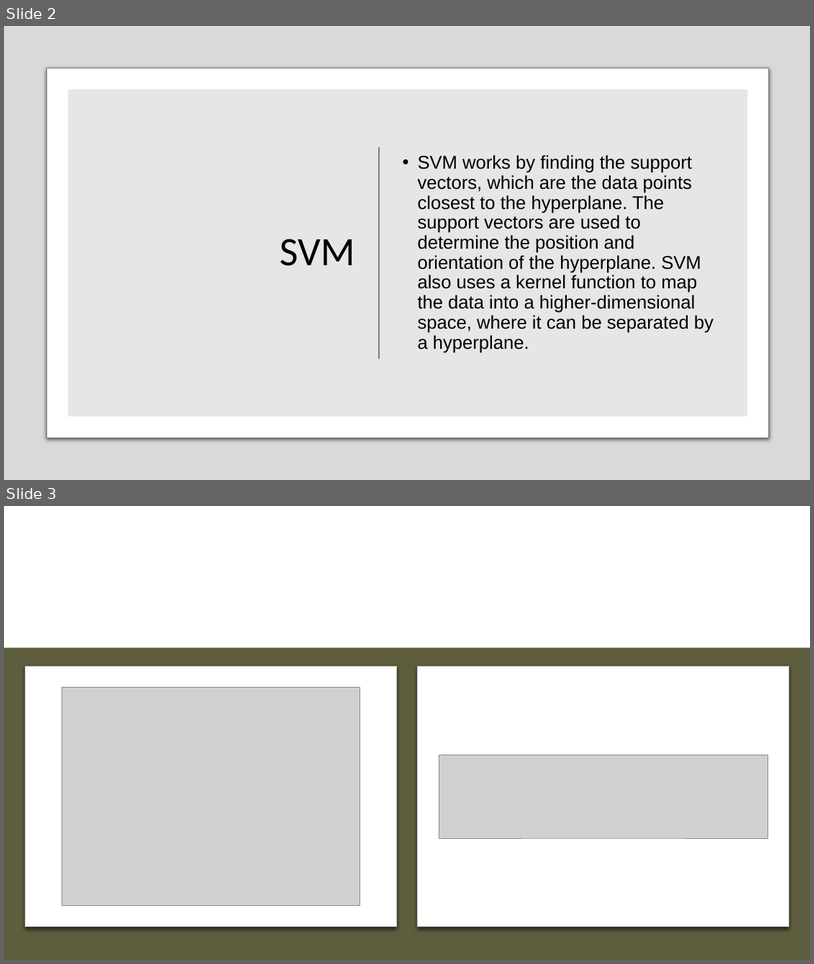
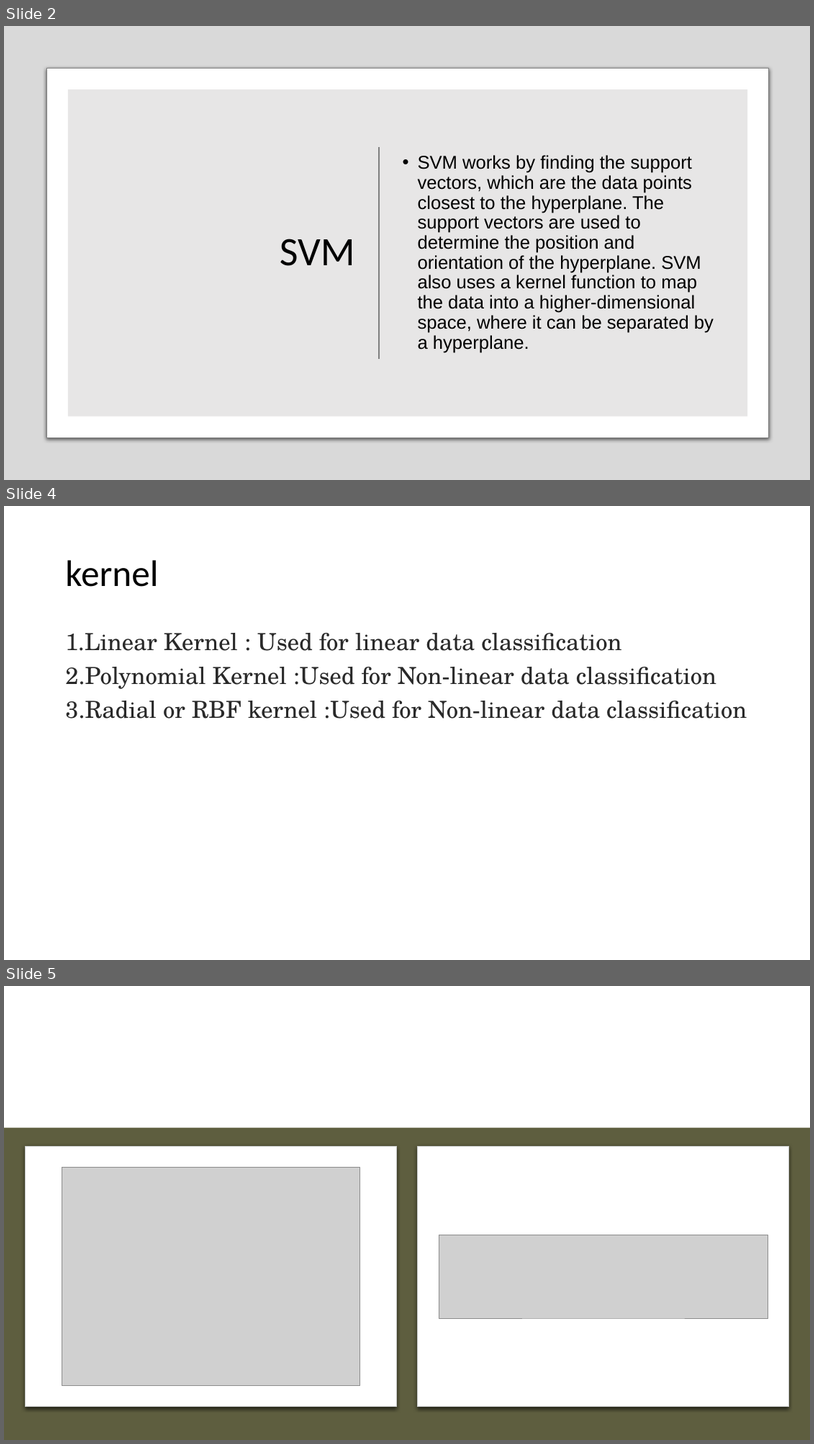
Before and after one commit to Sweta716/DataScience, a slide deck: Assignment 5/SVM Classification technique.pptx. Shown one above the other, each under a label of ours: slides 2 and 3 before the commit, slides 2, 4 and 5 after it; the slides between them are not shown. The pictures are 814x964 and 814x1444 pixels, drawn with LibreOffice and Linux fonts; fonts in the diff are those of the drawing; grey boxes stand for pictures. Boxes give left, top, right and bottom in pixels: in the first picture for what was removed or moved away, otherwise in the second. Text is boxed around its words. In the diff, an @@ line names an element or a change of style, - is before the commit and + after.

```diff
--- a/Assignment 5/SVM Classification technique.pptx
+++ b/Assignment 5/SVM Classification technique.pptx
@@ slide 4 added at [4, 506, 810, 960], background #FFFFFF @@
@@ title added at [65, 560, 158, 587], 44 pt, text #000000 @@
+kernel
@@ text added at [65, 633, 747, 718], 28 pt, text #292929 @@
+1. Linear Kernel : Used for linear data classification
+2. Polynomial Kernel :Used for Non-linear data classification
+3. Radial or RBF kernel :Used for Non-linear data classification
@@ what was slide 3 is now slide 5 @@
```
Also in this commit, not shown: 3 other slides added, 4 other files.
